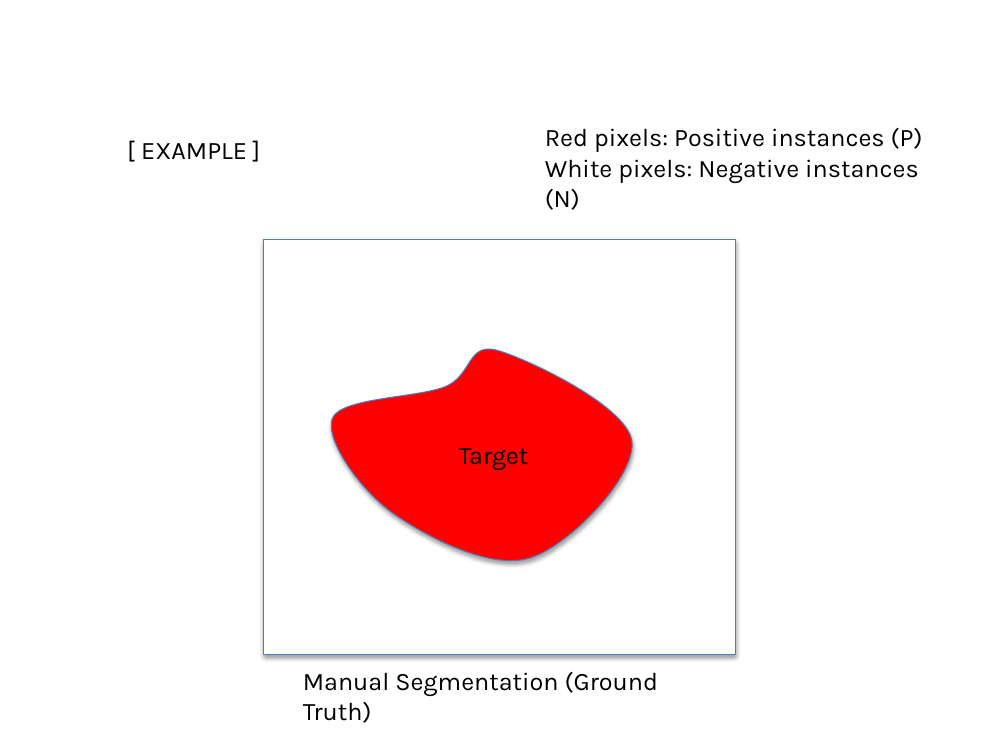
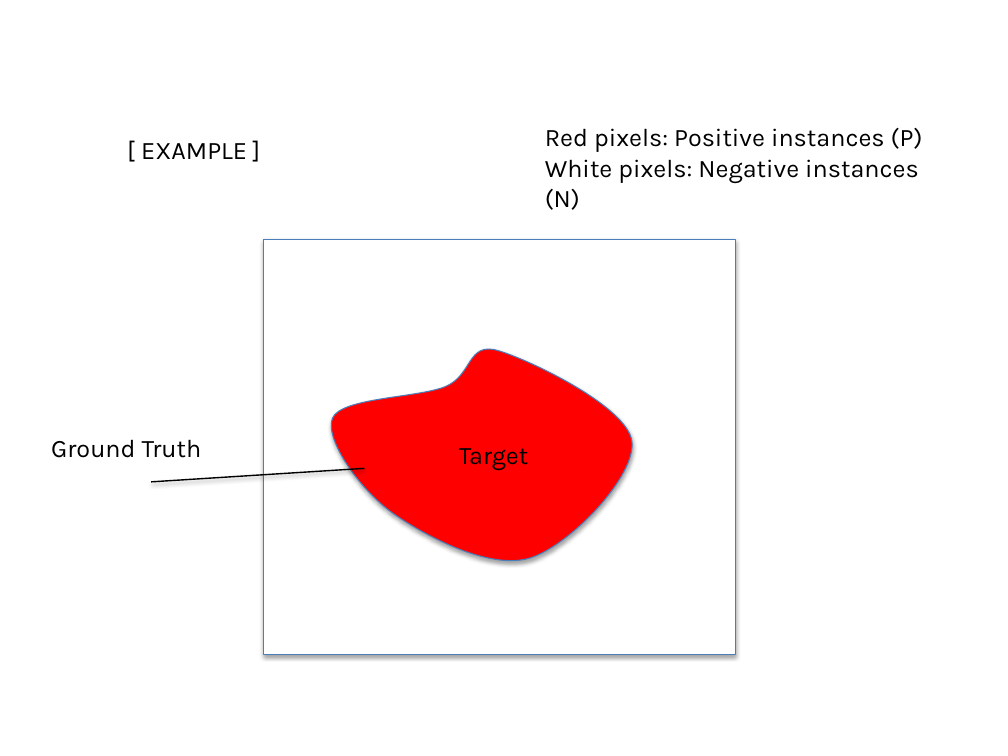
Before and after one commit to domingomery/patrones, a slide deck: slide 11 of clases/Cap05_Evaluacion/presentations/PAT05_ConfusionMatrix.pptx (slide 10 before the commit). Drawn at 1008x756 pixels with LibreOffice and Linux fonts; fonts in the diff are those of the drawing. Boxes give left, top, right and bottom in pixels: in the first picture for what was removed or moved away, otherwise in the second. Text is boxed around its words. In the diff, an @@ line names an element or a change of style, - is before the commit and + after.

```diff
--- a/clases/Cap05_Evaluacion/presentations/PAT05_ConfusionMatrix.pptx
+++ b/clases/Cap05_Evaluacion/presentations/PAT05_ConfusionMatrix.pptx
@@ text at (x1=51, y1=439, x2=202, y2=458): text changed @@
-Manual Segmentation (Ground Truth)
+Ground Truth
@@ line added from (365, 469) to (151, 482), #000000 1 pt @@
```
Also in this commit, not shown: 6 other slides changed, 9 slides added, 2 slides removed, 5 other files.
